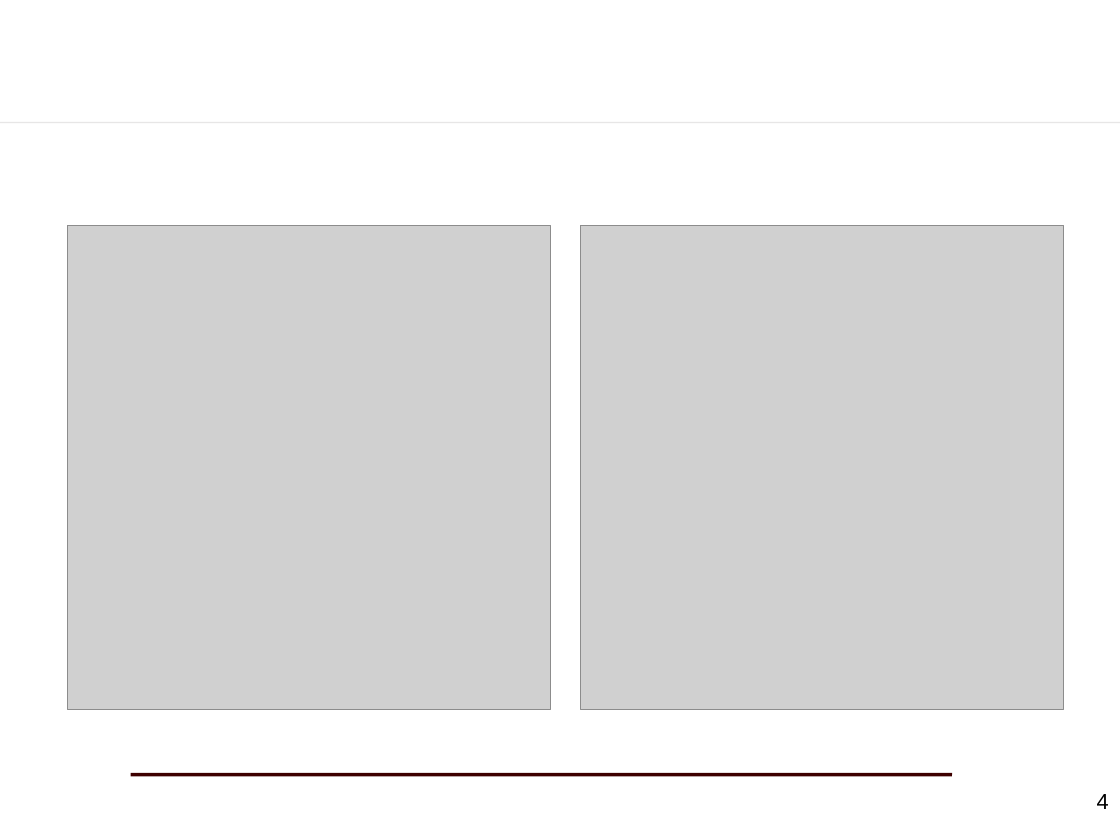
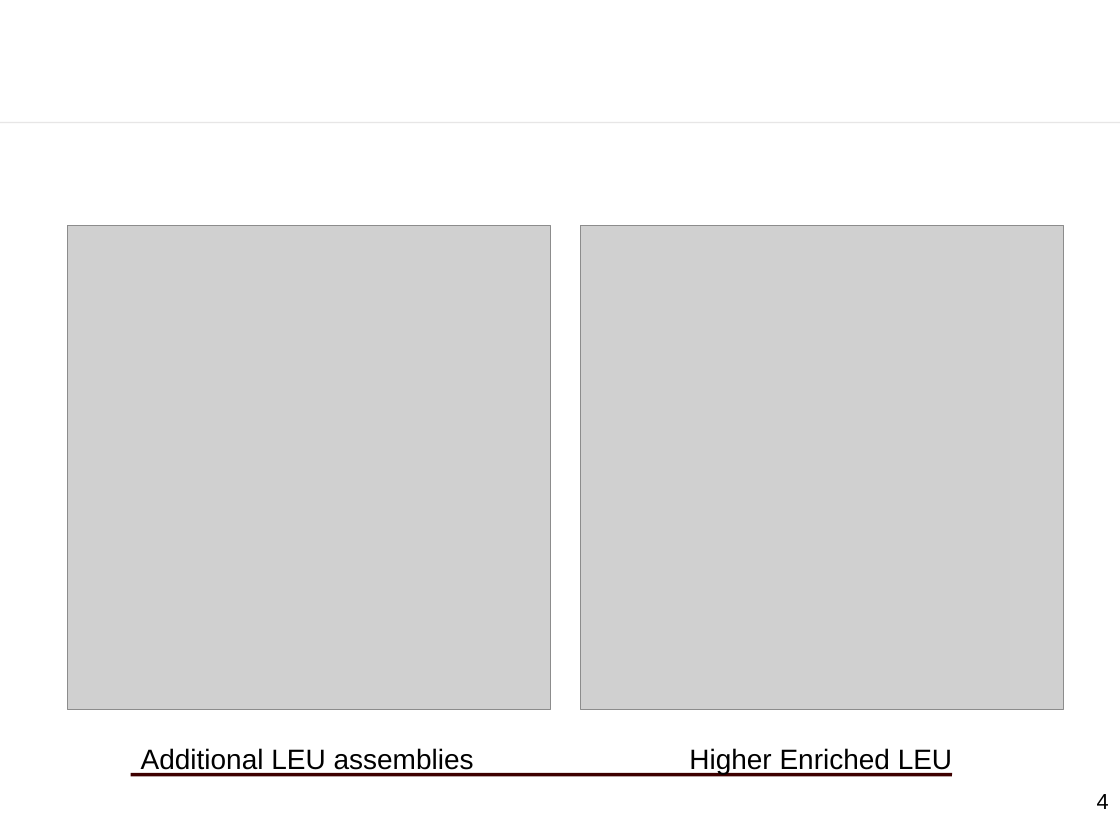
Before and after one commit to dholladay00/NUEN_610_Project, a slide deck: slide 4 of presentations/mid2_PP/Jacob.pptx. Drawn at 1120x840 pixels with LibreOffice and Linux fonts; fonts in the diff are those of the drawing; grey boxes stand for pictures; background and template pictures are left out. Boxes give left, top, right and bottom in pixels: in the first picture for what was removed or moved away, otherwise in the second. Text is boxed around its words. In the diff, an @@ line names an element or a change of style, - is before the commit and + after.

```diff
--- a/presentations/mid2_PP/Jacob.pptx
+++ b/presentations/mid2_PP/Jacob.pptx
@@ text added at <box>141,748,474,775</box>, 18 pt, text #000000 @@
+Additional LEU assemblies
@@ text added at <box>689,748,952,775</box>, 18 pt, text #000000 @@
+Higher Enriched LEU
```
Also in this commit, not shown: 2 other slides changed, 1 slide added, 1 other file.
